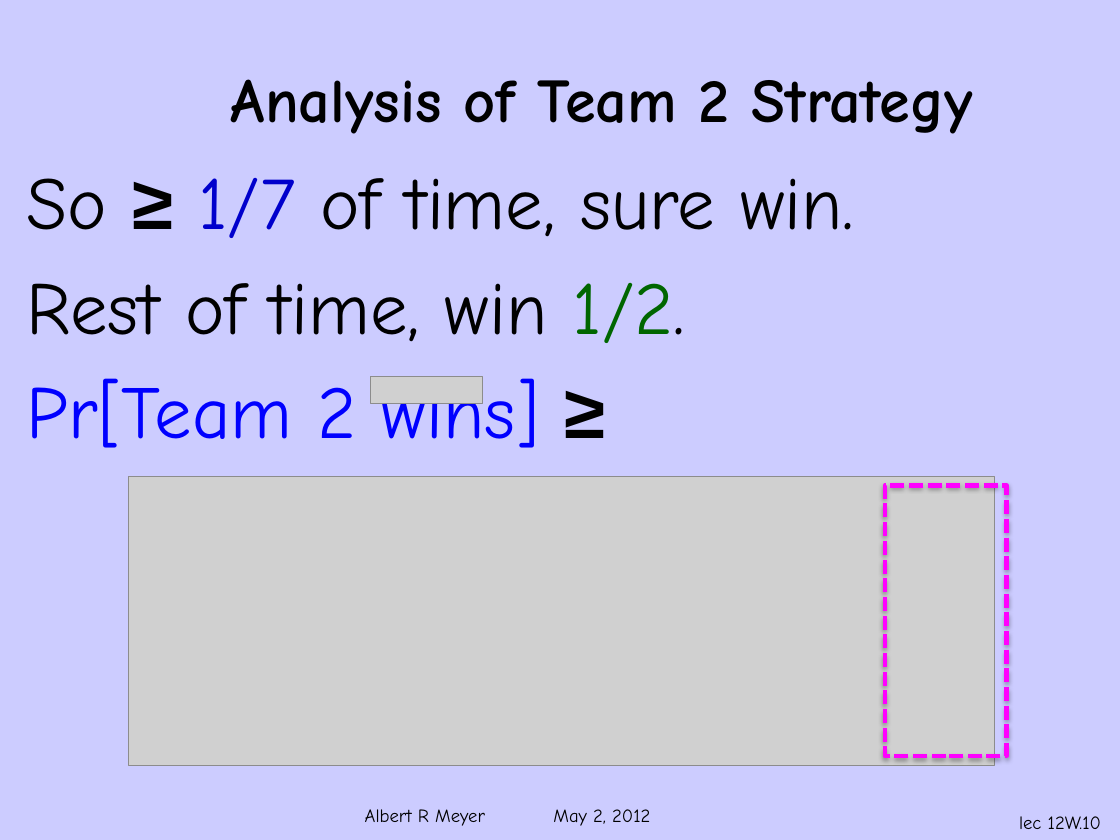
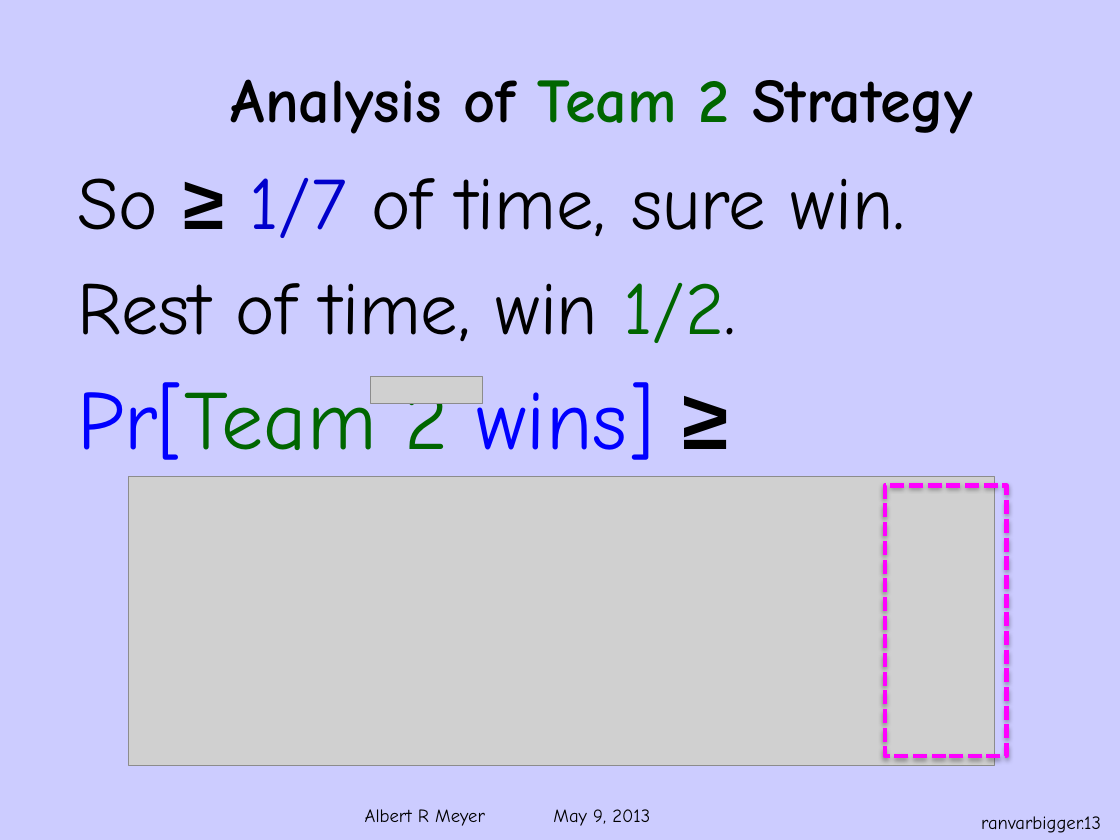
Before and after one commit to armeyer/mcs_web, a slide deck: slide 13 of spring13/slides13/ranvar-bigger-number.pptx (slide 10 before the commit). Drawn at 1120x840 pixels with LibreOffice and Linux fonts; fonts in the diff are those of the drawing; grey boxes stand for pictures; background and template pictures are left out. Boxes give left, top, right and bottom in pixels: in the first picture for what was removed or moved away, otherwise in the second. Text is boxed around its words. In the diff, an @@ line names an element or a change of style, - is before the commit and + after.

```diff
--- a/spring13/slides13/ranvar-bigger-number.pptx
+++ b/spring13/slides13/ranvar-bigger-number.pptx
@@ text "Analysis of Team 2 Strategy" at [231, 79, 973, 134]: text colour #000000 to #006600 in "Team 2" @@
@@ text "So ≥ 1/7 of time, ...": place and size @@
-text "So ≥ 1/7 of time, ..." at [27, 178, 854, 448]
+text "So ≥ 1/7 of time, ..." at [78, 178, 905, 460]
@@ text at [78, 377, 654, 460]: size 48 to 54 pt in "Pr[Team 2 wins] ≥"; text colour #0000FF to #006600 in "Pr[Team 2"; more space between paragraphs @@
@@ text at [365, 809, 650, 826]: text changed @@
-Albert R Meyer May 2, 2012
+Albert R Meyer May 9, 2013
@@ page number at [981, 816, 1101, 833]: text changed @@
-lec 12W.10
+ranvarbigger.13
```
Also in this commit, not shown: 12 other slides changed, 5 slides added, 1 other file.
